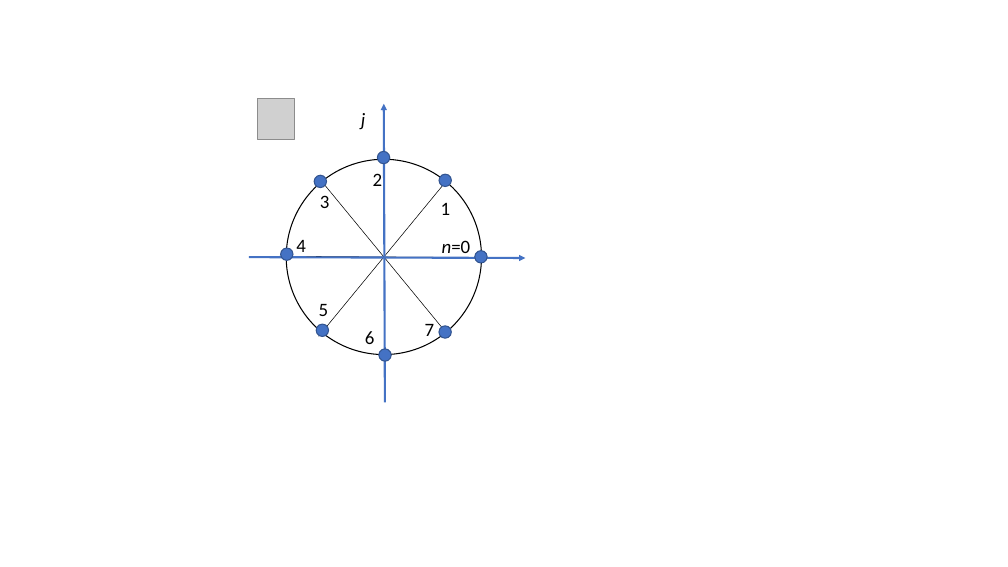
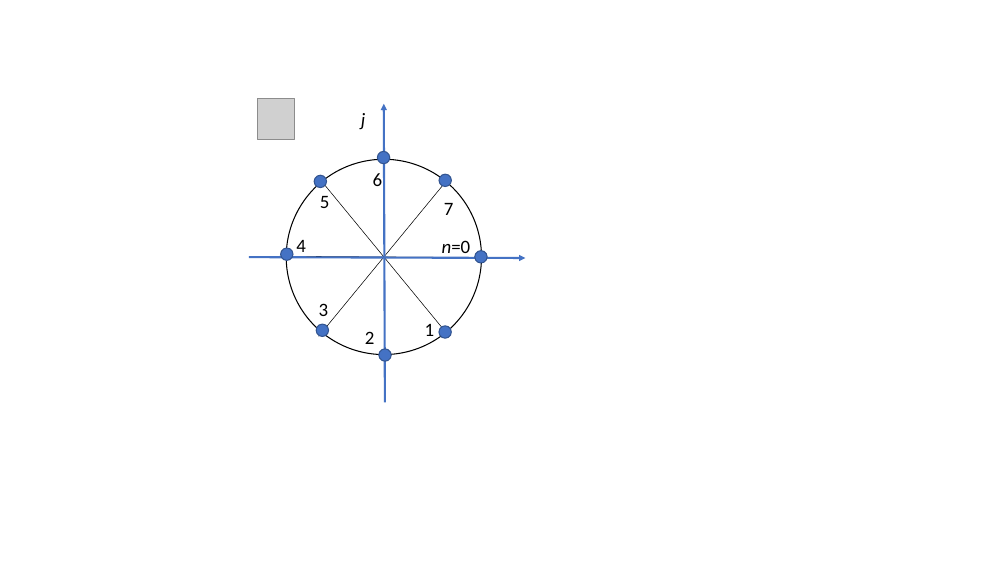
Before and after one commit to cpjobling/EG-247-Resources, a slide deck: slide 1 of week10/pictures/source.pptx. Drawn at 1008x567 pixels with LibreOffice and Linux fonts; fonts in the diff are those of the drawing; grey boxes stand for pictures. Boxes give left, top, right and bottom in pixels: in the first picture for what was removed or moved away, otherwise in the second. Text is boxed around its words. In the diff, an @@ line names an element or a change of style, - is before the commit and + after.

```diff
--- a/week10/pictures/source.pptx
+++ b/week10/pictures/source.pptx
@@ text at (373, 173, 383, 186): text changed @@
-2
+6
@@ text at (320, 196, 330, 208): text changed @@
-3
+5
@@ text at (444, 203, 454, 215): text changed @@
-1
+7
@@ text at (319, 303, 329, 316): text changed @@
-5
+3
@@ text at (425, 324, 435, 341): text changed @@
-7
+1
@@ text at (365, 331, 375, 344): text changed @@
-6
+2
```
Also in this commit, not shown: 4 other files.
